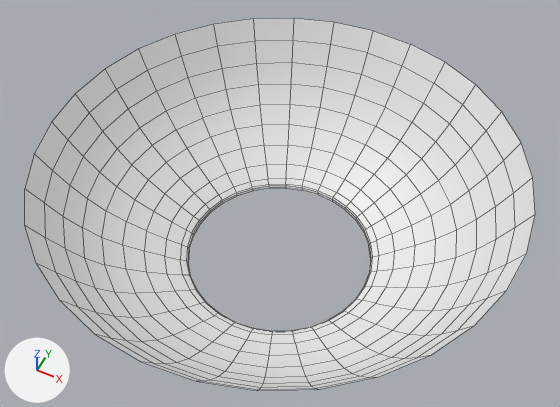
Before and after pictures for a commit that changed the OBJ model PadForge.App/3DModels/XboxSeries/Robot/LeftStickClick.obj.
Rendered twice from a 50 mm camera at (-28.4, -43.8, 2.6) aimed at (-40.2, -20.2, -27.0). The axes (+X, +Y, +Z) are drawn at lower left. The lights are the same throughout. The older version comes first. Mesh edges are drawn as thin lines. Where no turn or scale is listed for an object, it has been applied to the vertices.

In view in the first picture: 'LeftStickClick'.
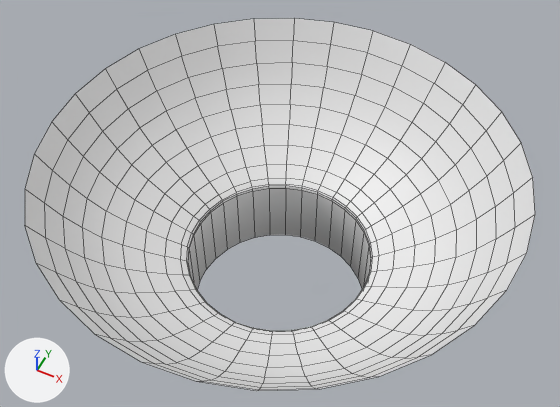
Commit message: XS sticks: fleet cap-cut anatomy for the click glow

What differs and where, as boxes [x1, y1, x2, y2] in the pictures (560 x 407 px):
part 1 of me_leftstickclick, added
    after: [188, 188, 371, 289]

Diff of the bpy script that builds the scene:
```diff
--- a/PadForge.App/3DModels/XboxSeries/Robot/LeftStickClick.obj.py
+++ b/PadForge.App/3DModels/XboxSeries/Robot/LeftStickClick.obj.py
@@ me_leftstickclick @@
 # used by ob_leftstickclick; location = (0.0, 0.0, 0.0)
-me_leftstickclick.from_pydata(...)  # 384 vertices, 352 faces; spans x -51.1..-28.2, y -32.9..-10.0, z -29.5..-22.8
+me_leftstickclick.from_pydata(...)  # 416 vertices, 384 faces; spans x -51.1..-28.2, y -32.9..-10.0, z -33.6..-22.8
+# me_leftstickclick part 1
+# 32 new vertices lie (0.0, 0.0, -4.1) away from vertices in x -44.4..-34.9, y -26.2..-16.7, z -29.5
+# 32 new faces join them
```
